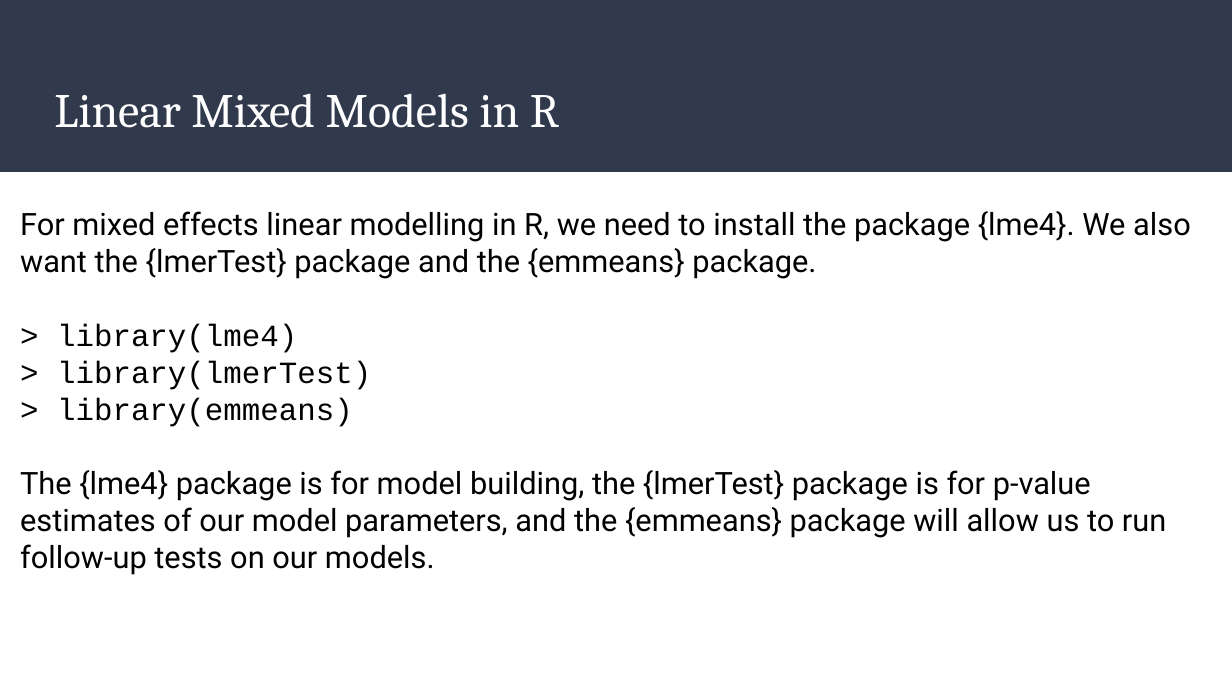
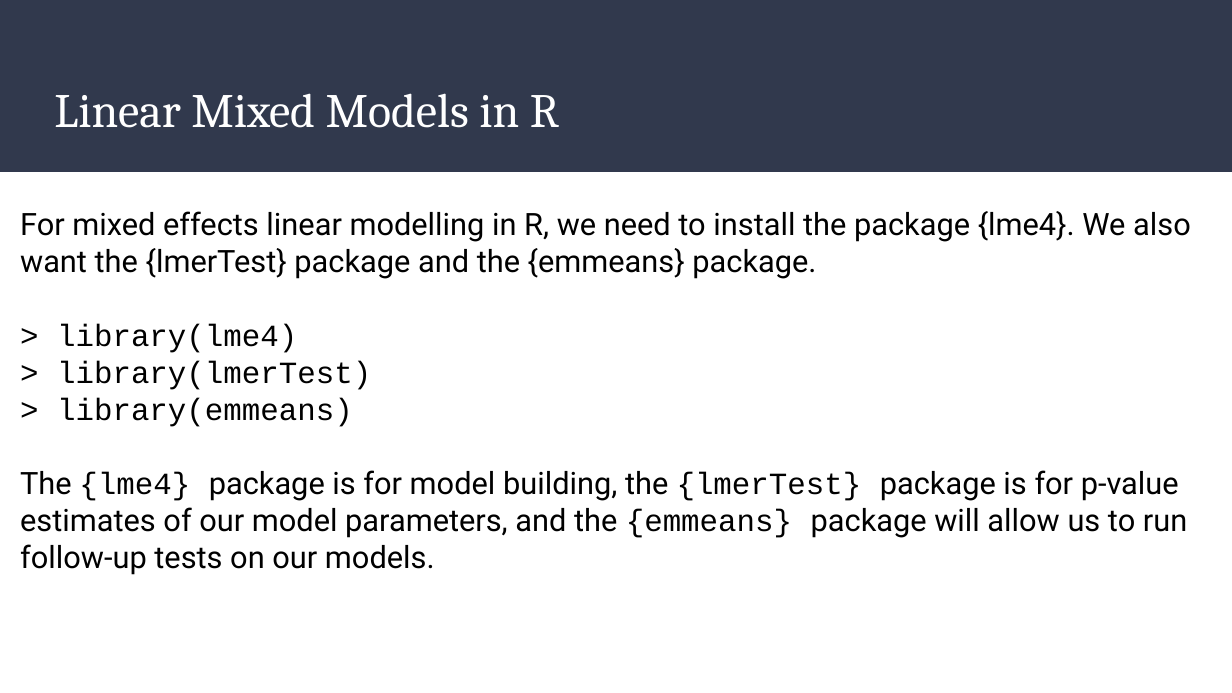
Before and after one commit to dannagifford/Wk5-15_mixed_models_pt1, a slide deck: slide 11 of slides/Mixed_Models_Part_1.odp. Drawn at 1232x693 pixels with LibreOffice and Linux fonts; fonts in the diff are those of the drawing. Boxes give left, top, right and bottom in pixels: in the first picture for what was removed or moved away, otherwise in the second. Text is boxed around its words. In the diff, an @@ line names an element or a change of style, - is before the commit and + after.

```diff
--- a/slides/Mixed_Models_Part_1.odp
+++ b/slides/Mixed_Models_Part_1.odp
@@ text at [20, 470, 1187, 575]: font Roboto to Courier New in "{lme4} {lmerTest} {emmeans}" @@
```
Also in this commit, not shown: 4 other slides changed, 3 other files.
